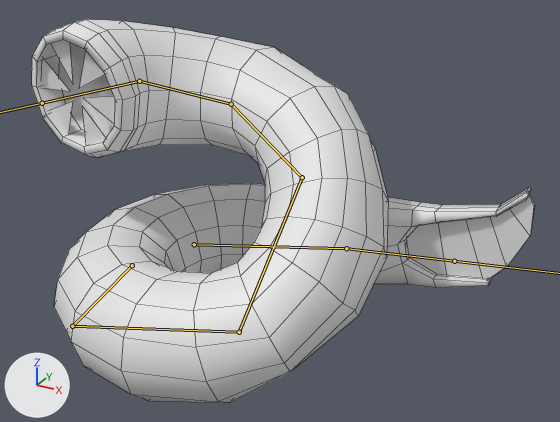
Renders of the FBX model Assets/Models/Enemies/Leachray/Leachray.fbx from each side of a commit.
Before and after are seen from a 50 mm lens placed at (0.924, -1.003, 0.951), pointed at (0.232, 0.255, 0.322). Lighting does not change. The marker at lower left points along +X, +Y and +Z. The bones that bend it are drawn over the model as lines. Mesh edges are drawn as thin lines.

In view in the first picture: 'LeachrayMesh'.
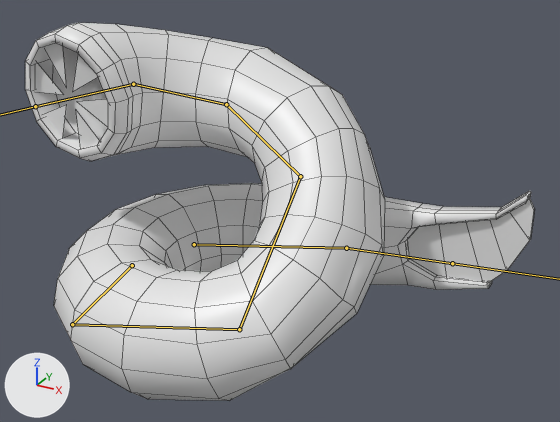
The newer file adds an action. The first version stands in its rest pose; the second is drawn at frame 2 of the action 'Leachray|LeachrayAction'.

The edits, one by one:
Bone 'Abs' (bone_abs) turns from (0, 0, 0) to (0, 0, 1) degrees about its own x, y and z.
Bone 'Chest' (bone_chest) turns from (0, 0, 0) to (0, 1, 1) degrees about its own x, y and z.
Bone 'Shoulder' (bone_shoulder) turns from (0, 0, 0) to (1, 0, 0) degrees about its own x, y and z.
Bone 'Neck' (bone_neck) turns from (0, 0, 0) to (-1, -1, 0) degrees about its own x, y and z.
Bone 'Head' (bone_head) turns from (0, 0, 0) to (-1, 0, -3) degrees about its own x, y and z.
Bone 'Tail' (bone_tail) turns from (0, 0, 0) to (3, 0, 0) degrees about its own x, y and z.

What differs and where, as boxes [x1, y1, x2, y2] in the pictures (560 x 422 px):
'LeachrayMesh', posed
    before: [32, 19, 534, 403]
    after: [25, 23, 534, 401]
bone 'Abs', root to tip
    before: (72, 326) to (239, 332)
    after: (72, 324) to (239, 329)
bone 'Chest', root to tip
    before: (239, 332) to (302, 177)
    after: (239, 329) to (300, 176)
bone 'Shoulder', root to tip
    before: (302, 177) to (231, 104)
    after: (300, 176) to (226, 104)
bone 'Neck', root to tip
    before: (231, 104) to (139, 81)
    after: (226, 104) to (133, 84)
bone 'Head', root to tip
    before: (139, 81) to (42, 103)
    after: (133, 84) to (35, 106)
bone 'Tail', root to tip
    before: (346, 248) to (454, 261)
    after: (346, 248) to (452, 263)
